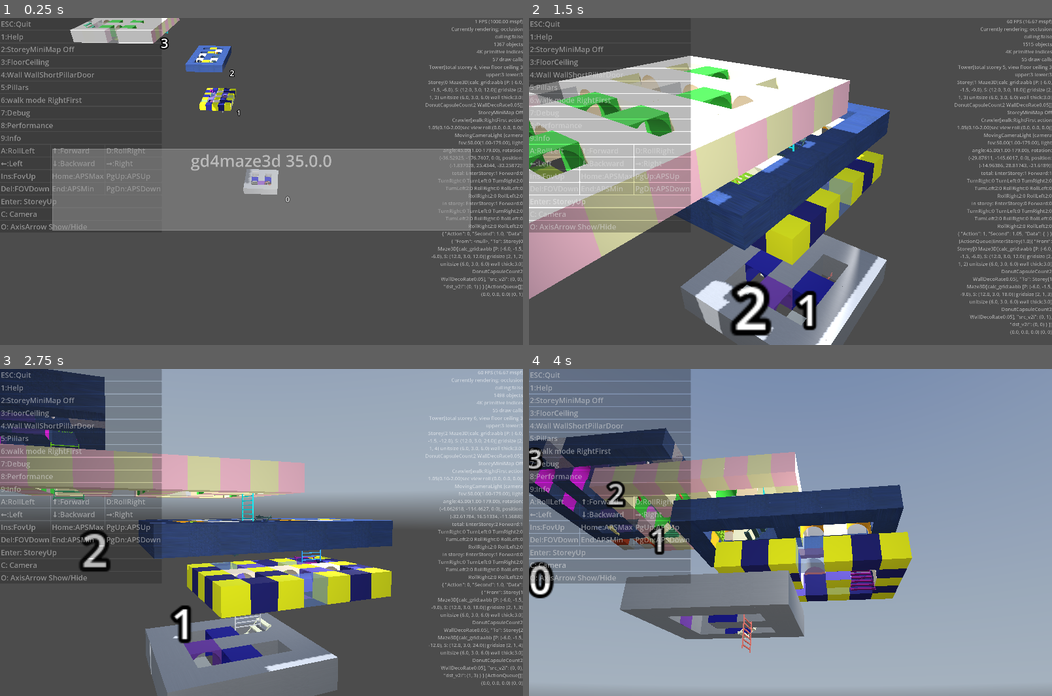
Above: before the commit, frames 1-4 (two rows, left to right).
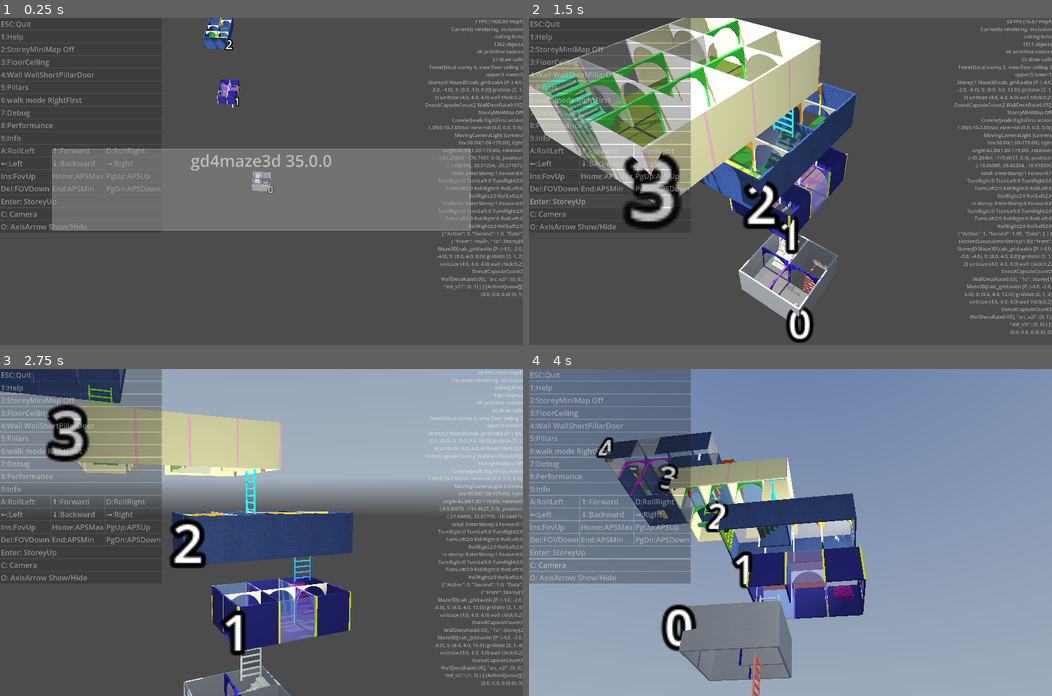
Above: after the commit, the same moments.

Repository: kasworld/gd4maze3d
Game: Godot game, scene res://main.tscn
Same seed, same stepped clock (60 frames per second), same inputs: the game is played once before the commit and once after it. A sky picture missing from this copy of the repository is replaced by a grey-blue gradient.
Inputs (mouse positions are in pixels of both pictures, inside the frame that each line leads up to):
- Up to frame 1 (0.25 s): no input
- Up to frame 2 (1.5 s): click "Enter: StoreyUp" at 0.5 s; click "Enter: StoreyUp" at 1.25 s
- Up to frame 3 (2.75 s): tap Enter at 2 s; move the mouse to (376, 516) at 2.02 s; hold Right from 2.03 s (still down); tap Q at 2.1 s; click (376, 516) at 2.17 s
- Up to frame 4 (4 s): move the mouse to (685, 548) at 2.77 s; release Right at 2.78 s; hold Down 2.78-3.53 s; tap E at 2.85 s; move the mouse to (842, 460) at 3.52 s; hold Right from 3.53 s (still down); tap 1 at 3.6 s

The runs differ from the first frame. In frame 1, 3.6% of the frame differs, in the area x 13-100%, y 0-76%; in frame 2, 43%, in the area x 0-100%, y 0-100%; in frame 3, 39%; in frame 4, 30%.
Error in both runs: Invalid call. Nonexistent function 'enqueue_with_speed' in base 'RefCounted (ActionQueue)'. (res://main.gd:183)

Commit message:
change params

Diff:
--- a/storey/storey.gd
+++ b/storey/storey.gd
@@ -24,7 +24,7 @@
 
 ## maze default settings
 const GridSize := Vector2i(2,2)
-const CellSize := Vector3(6.0,3.0,6.0)
+const CellSize := Vector3(4.0,4.0,4.0)
 
 var storey_animation := SimpleAnimation.new()
 func _process(delta: float) -> void:
@@ -38,7 +38,7 @@
 var WallDecoRate :float = 0
 var MaxTableCount :int = 0
 var DoorHoleRate := 0.99
-var WallThickRate := 0.5
+var WallThickRate := 0.05
 func set_param(aDonutCapsuleCount :int, aWallThickRate := WallThickRate, aDoorHoleRate := DoorHoleRate) -> Storey:
 	DonutCapsuleCount = aDonutCapsuleCount
 	WallThickRate = aWallThickRate
